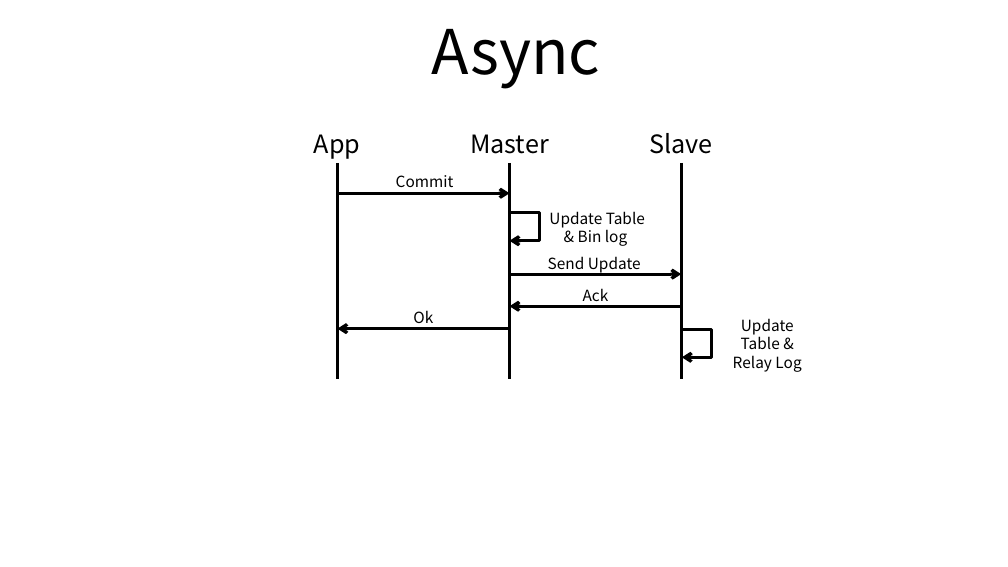
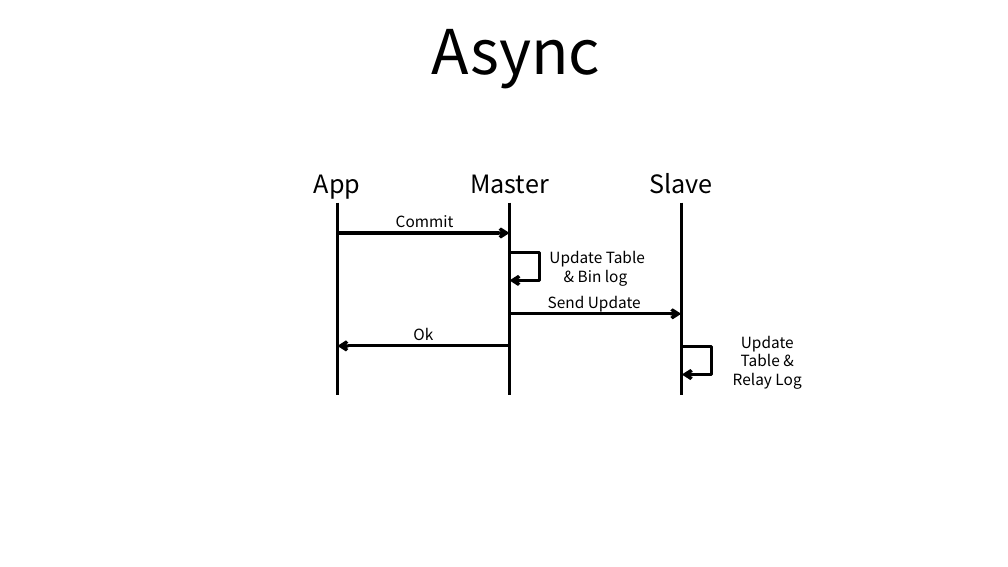
Before and after one commit to ssup2/blog-old, a slide deck: slide 3 of images/theory_analysis/MySQL_Replication_Cluster/MySQL_Replication.pptx (slide 2 before the commit). Drawn at 1008x567 pixels with LibreOffice and Linux fonts; fonts in the diff are those of the drawing. Boxes give left, top, right and bottom in pixels: in the first picture for what was removed or moved away, otherwise in the second. Text is boxed around its words. In the diff, an @@ line names an element or a change of style, - is before the commit and + after.

```diff
--- a/images/theory_analysis/MySQL_Replication_Cluster/MySQL_Replication.pptx
+++ b/images/theory_analysis/MySQL_Replication_Cluster/MySQL_Replication.pptx
@@ line moved from (337, 163) - (337, 379) to (337, 203) - (337, 394) @@
@@ line moved from (509, 163) - (509, 379) to (509, 203) - (509, 394) @@
@@ line moved from (681, 163) - (681, 379) to (681, 203) - (681, 394) @@
@@ 6 texts, 2 arrows, 1 freeform shape: place and size @@
-6 texts, 2 arrows, 1 freeform shape at bbox=[314, 133, 713, 274]
+6 texts, 2 arrows, 1 freeform shape at bbox=[314, 173, 713, 313]
@@ text removed at bbox=[583, 288, 609, 301] @@
-Ack
@@ text "Ok": place and size @@
-text "Ok" at bbox=[413, 310, 433, 328]
+text "Ok" at bbox=[413, 327, 433, 345]
@@ arrow removed from (680, 306) to (509, 306) @@
@@ arrow moved from (338, 329) - (508, 329) to (338, 346) - (508, 346) @@
@@ freeform shape: place and size @@
-freeform shape at bbox=[681, 330, 712, 358]
+freeform shape at bbox=[681, 347, 712, 375]
@@ text "Update Table & Relay Log": place and size @@
-text "Update Table & Relay Log" at bbox=[733, 318, 801, 372]
+text "Update Table & Relay Log" at bbox=[733, 335, 801, 389]
```
Also in this commit, not shown: 2 other slides changed, 1 slide added, 1 slide removed, 7 other files.
